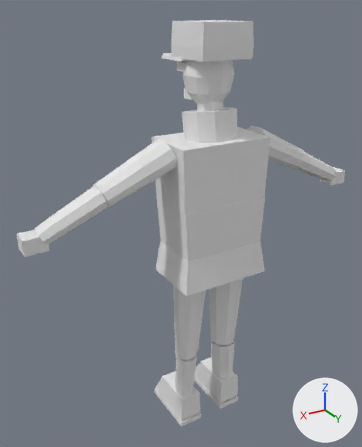
Two versions of the FBX model Assets/Pedestrians/Staged/Models/LastRouteFerryman3D.fbx, one commit apart.
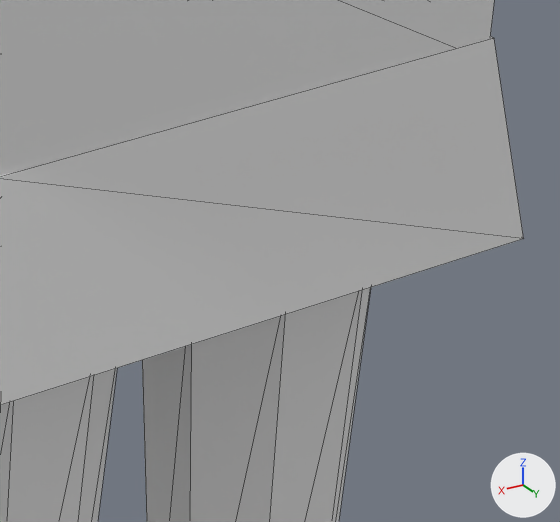
Each version appears first whole from a camera (50 mm lens) standing at (1.082, 1.575, 1.793) and looking at (0.069, -0.115, 0.948), and next in a close-up on the part from 52% to 75% of the width and 53% to 70% of the height. Lighting does not change. The marker at lower right points along +X, +Y and +Z. The older version's two pictures come first. The close-ups show mesh edges as thin lines.

Script lines for the objects in view, before the commit:
```python
me_clo_coathem_mesh_001 = bpy.data.meshes.new('CLO_CoatHem_Mesh.001')
me_clo_coathem_mesh_001.from_pydata(...)  # 8 vertices, 12 faces; spans x -0.196..0.196, y -0.124..0.132, z 0.062..0.196
me_clo_coathem_mesh_001.materials.append(mat_mat_player3dlit)  # white #e7e7e7
me_clo_trouserupper_l_mesh_001 = bpy.data.meshes.new('CLO_TrouserUpper.L_Mesh.001')
me_clo_trouserupper_l_mesh_001.from_pydata(...)  # 16 vertices, 28 faces; spans x -0.064..0.086, y -0.071..0.055, z -0.396..-0.013
me_clo_trouserupper_l_mesh_001.materials.append(mat_mat_player3dlit)  # white #e7e7e7
me_clo_trouserupper_r_mesh_001 = bpy.data.meshes.new('CLO_TrouserUpper.R_Mesh.001')
me_clo_trouserupper_r_mesh_001.from_pydata(...)  # 16 vertices, 28 faces; spans x -0.086..0.064, y -0.055..0.071, z -0.396..-0.013
me_clo_trouserupper_r_mesh_001.materials.append(mat_mat_player3dlit)  # white #e7e7e7
ob_clo_coathem = bpy.data.objects.new('CLO_CoatHem', me_clo_coathem_mesh_001)
ob_clo_coathem.location = (0.0, 0.008, 0.7)
ob_clo_trouserupper_l = bpy.data.objects.new('CLO_TrouserUpper.L', me_clo_trouserupper_l_mesh_001)
ob_clo_trouserupper_l.location = (0.083, 0.012, 0.75)
ob_clo_trouserupper_r = bpy.data.objects.new('CLO_TrouserUpper.R', me_clo_trouserupper_r_mesh_001)
ob_clo_trouserupper_r.location = (-0.083, -0.004, 0.75)
# also in view: 'CLO_CoatWaist' at (0.0, 0.006, 0.986)
```
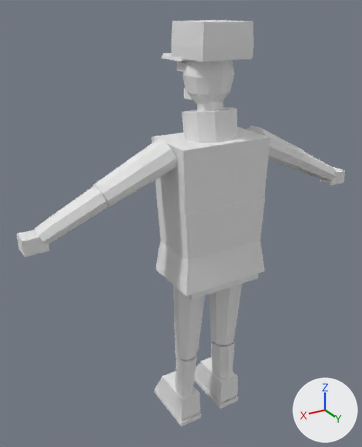
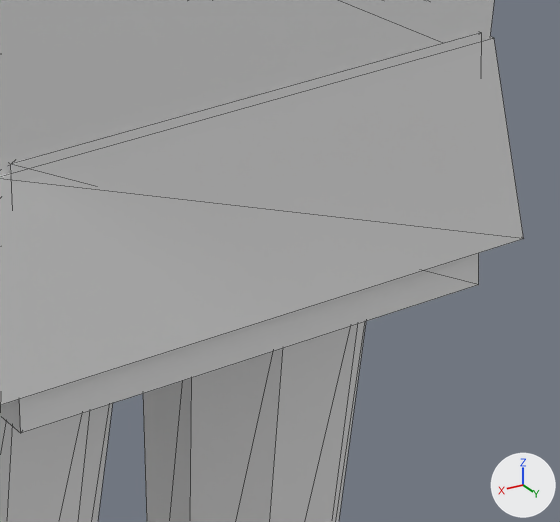
Pixel boxes (x1, y1, x2, y2) of what changed, in the close-ups (560 x 522 px):
```json
{"object": "CLO_CoatSeat", "change": "added", "after": [0, 32, 482, 433]}
```

The change, as JSON lines over the scene's bpy script:
```json
{"op": "add", "block": "me_clo_coatseat_mesh_001", "code": ["me_clo_coatseat_mesh_001 = bpy.data.meshes.new('CLO_CoatSeat_Mesh.001')", "me_clo_coatseat_mesh_001.from_pydata([(-0.168, -0.113, 0.034), (0.168, -0.113, 0.034), (-0.168, 0.125, 0.034), (0.168, 0.125, 0.034), (-0.168, -0.108, 0.202), (0.168, -0.108, 0.202), (-0.168, 0.112, 0.202), (0.168, 0.112, 0.202)], [], [(0, 3, 1), (4, 7, 6), (0, 5, 4), (2, 7, 3), (0, 6, 2), (1, 7, 5), (0, 2, 3), (4, 5, 7), (0, 1, 5), (2, 6, 7), (0, 4, 6), (1, 3, 7)])", "me_clo_coatseat_mesh_001.materials.append(mat_mat_player3dlit)  # white #e7e7e7"]}
{"op": "add", "block": "ob_clo_coatseat", "code": ["ob_clo_coatseat = bpy.data.objects.new('CLO_CoatSeat', me_clo_coatseat_mesh_001)", "ob_clo_coatseat.location = (0.0, 0.008, 0.7)"]}
```
